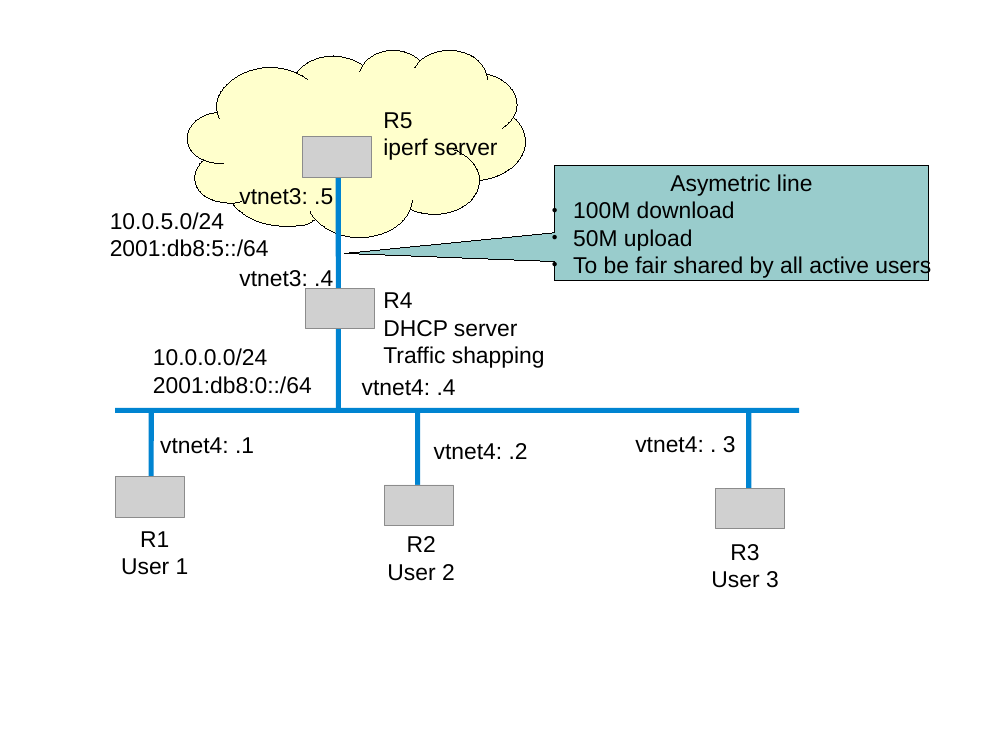
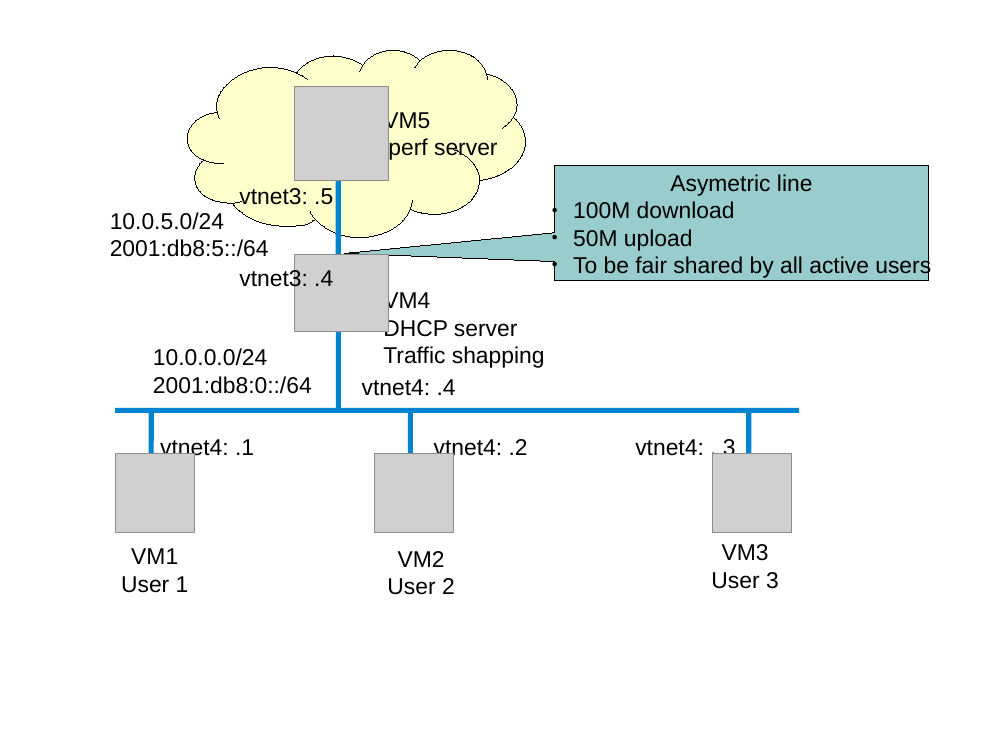
Before and after one commit to ocochard/BSDRP, a slide deck: slide 22 of docs/labs.examples.odp (slide 20 before the commit). Drawn at 1008x756 pixels with LibreOffice and Linux fonts; fonts in the diff are those of the drawing; grey boxes stand for pictures. Boxes give left, top, right and bottom in pixels: in the first picture for what was removed or moved away, otherwise in the second. Text is boxed around its words. In the diff, an @@ line names an element or a change of style, - is before the commit and + after.

```diff
--- a/docs/labs.examples.odp
+++ b/docs/labs.examples.odp
@@ picture resized from (x1=303, y1=137, x2=372, y2=177) to (x1=295, y1=86, x2=389, y2=180) @@
@@ text at (x1=383, y1=109, x2=430, y2=133): text changed @@
-R5
+VM5
@@ picture resized from (x1=306, y1=288, x2=375, y2=328) to (x1=295, y1=254, x2=389, y2=331) @@
@@ text at (x1=383, y1=290, x2=430, y2=314): text changed @@
-R4
+VM4
@@ line moved from (418, 504) - (418, 411) to (411, 504) - (411, 411) @@
@@ text "vtnet4: .1" rewrapped from (x1=160, y1=437, x2=254, y2=454) to (x1=160, y1=439, x2=254, y2=461) @@
@@ text "vtnet4: .2" rewrapped from (x1=434, y1=443, x2=528, y2=460) to (x1=434, y1=439, x2=528, y2=461) @@
@@ picture resized from (x1=115, y1=477, x2=185, y2=517) to (x1=115, y1=454, x2=195, y2=533) @@
@@ picture resized from (x1=385, y1=485, x2=455, y2=525) to (x1=374, y1=454, x2=454, y2=533) @@
@@ picture resized from (x1=716, y1=488, x2=786, y2=529) to (x1=713, y1=454, x2=793, y2=533) @@
@@ text "VM1" moved from (x1=121, y1=531, x2=189, y2=575) to (x1=121, y1=548, x2=189, y2=593) @@
@@ text at (x1=131, y1=548, x2=178, y2=564): text changed @@
-R1
+VM1
@@ text "VM2" moved from (x1=387, y1=536, x2=455, y2=581) to (x1=387, y1=551, x2=455, y2=595) @@
@@ text at (x1=398, y1=551, x2=445, y2=567): text changed @@
-R2
+VM2
@@ text at (x1=722, y1=544, x2=769, y2=561): text changed @@
-R3
+VM3
```
Also in this commit, not shown: 4 other slides changed, 7 slides added, 16 other files.
